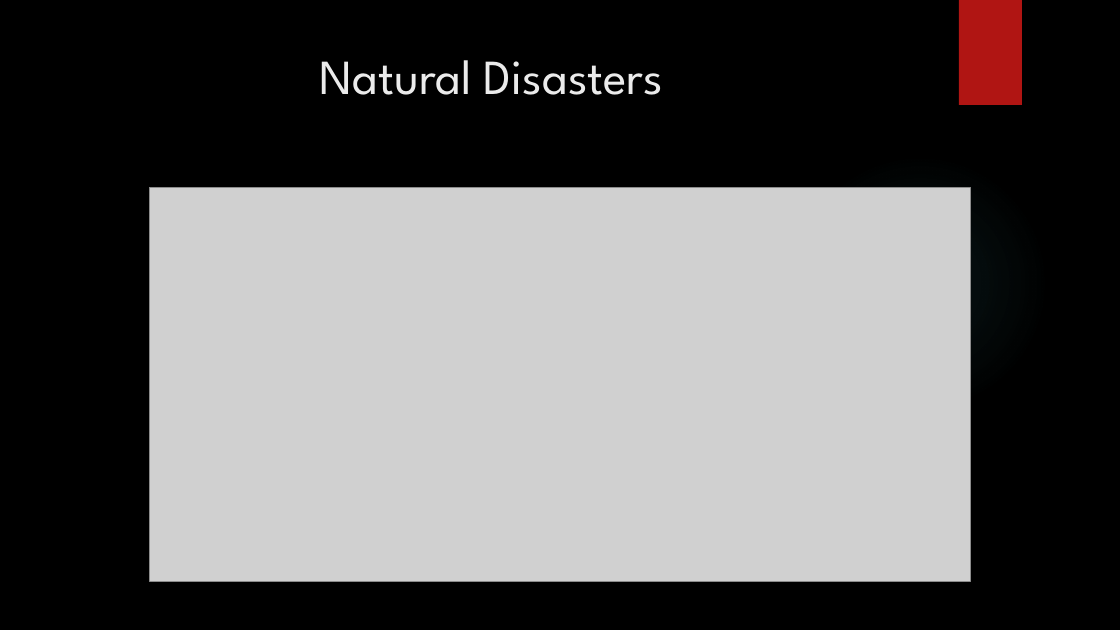
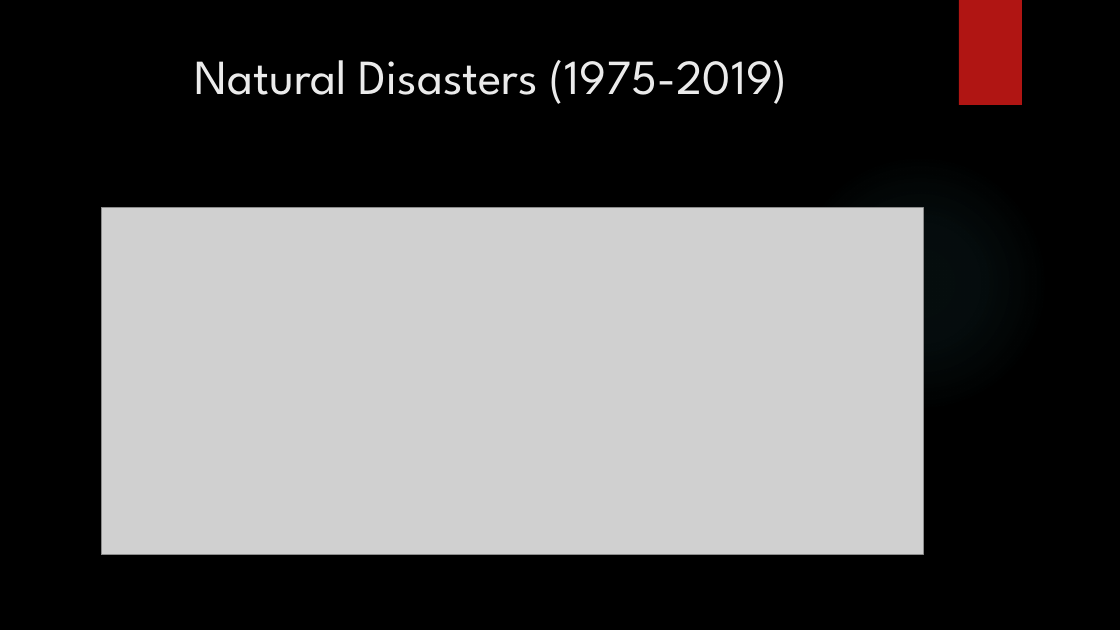
Before and after one commit to WMcWilliams15/NSS-Capstone, a slide deck: slide 9 of Power_Point/The Great Acceleration.pptx (slide 8 before the commit). Drawn at 1120x630 pixels with LibreOffice and Linux fonts; fonts in the diff are those of the drawing; grey boxes stand for pictures; background and template pictures are left out. Boxes give left, top, right and bottom in pixels: in the first picture for what was removed or moved away, otherwise in the second. Text is boxed around its words. In the diff, an @@ line names an element or a change of style, - is before the commit and + after.

```diff
--- a/Power_Point/The Great Acceleration.pptx
+++ b/Power_Point/The Great Acceleration.pptx
@@ title at [195, 60, 788, 104]: text changed @@
-Natural Disasters
+Natural Disasters (1975-2019)
@@ picture: place and size @@
-picture at [149, 187, 970, 581]
+picture at [102, 208, 923, 555]
```
Also in this commit, not shown: 7 other slides changed, 1 slide added, 1 slide removed, 34 other files.
